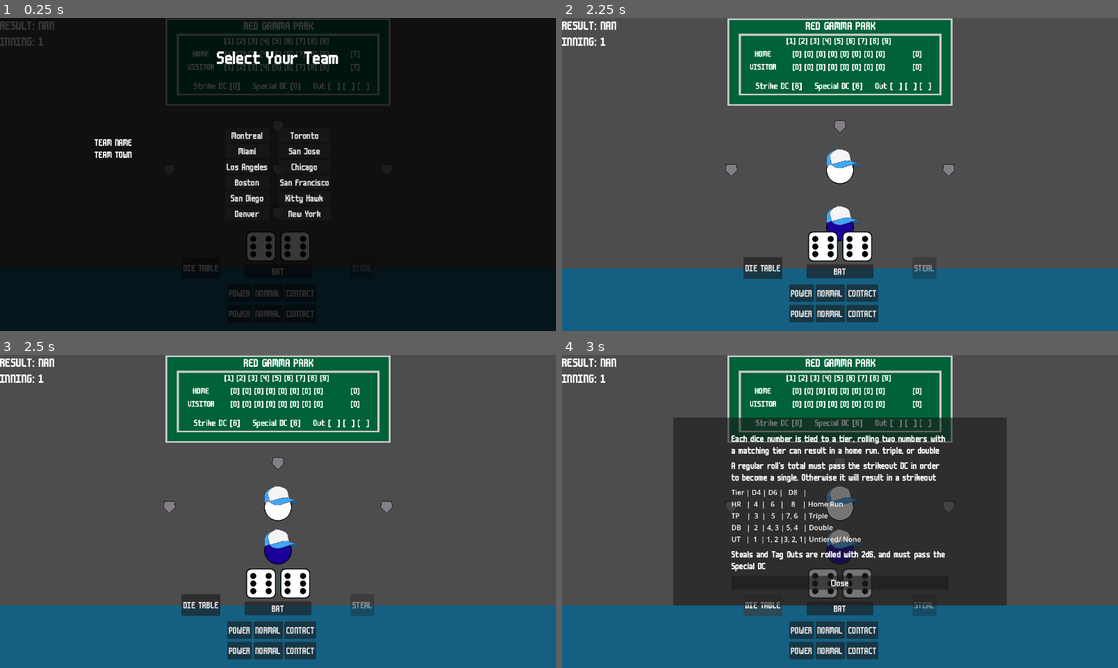
Above: before the commit, frames 1-4 (two rows, left to right).
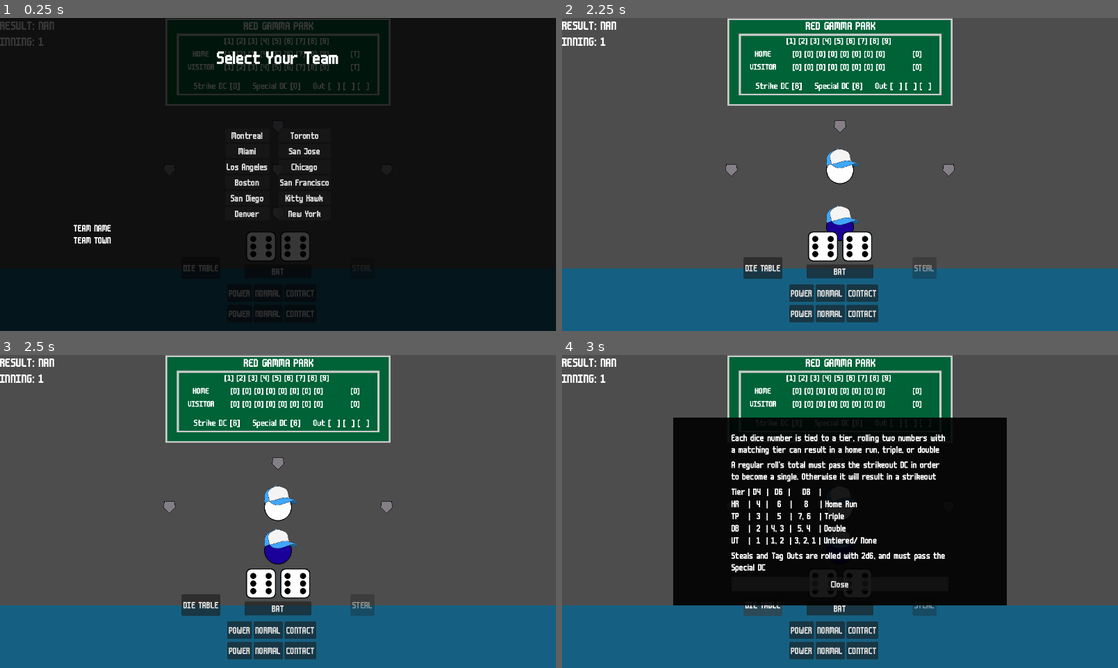
Above: after the commit, the same moments.

Repository: articrus/ROLL_BASEBALL
Game: Godot game, scene res://scenes/game_scene.tscn
Same seed, same stepped clock (60 frames per second), same inputs: the game is played once before the commit and once after it. This scene is started directly instead of the project's main scene.
Inputs:
- Up to frame 1 (0.25 s): no input
- Up to frame 2 (2.25 s): click "NORMAL" at 0.5 s; click "NORMAL" at 1.25 s; click "New York" at 2 s
- Up to frame 3 (2.5 s): no input
- Up to frame 4 (3 s): click "DIE TABLE" at 2.75 s

The runs differ from the first frame. In frame 1, 0.4% of the frame differs, in the area x 13-24%, y 38-73%; in frame 2, nothing differs; in frame 3, nothing differs; in frame 4, 33%, in the area x 20-80%, y 20-80%.

Commit message:
Graphics Minor Tweaks
-Adjusted die table background
-Added team logo code to team select, just need to get the team logos now
-Added actor flip, now just need actor modulation
-Added (need to perfect) code to disable rollbox/stealboxes until animations are done (Biggest TODO for the gameplay wise)
-Add animations for stealing bases, other biggest todo
-Adjust stealing positions
-Add background sprites

Diff:
--- a/scenes/ui_scenes/dice_table.tscn
+++ b/scenes/ui_scenes/dice_table.tscn
@@ -2,6 +2,9 @@
 
 [ext_resource type="Script" uid="uid://dshb4sshjtafl" path="res://scripts/ui/dice_table.gd" id="1_dg4h0"]
 [ext_resource type="Theme" uid="uid://cjwjb6wa1fg38" path="res://ui/themes/baseball_text.tres" id="2_54ch6"]
+
+[sub_resource type="StyleBoxFlat" id="StyleBoxFlat_dg4h0"]
+bg_color = Color(0, 0, 0, 0.9019608)
 
 [node name="DiceTable" type="Control" unique_id=1740025211]
 layout_mode = 3
@@ -21,6 +24,7 @@
 anchor_bottom = 0.8
 grow_horizontal = 2
 grow_vertical = 2
+theme_override_styles/panel = SubResource("StyleBoxFlat_dg4h0")
 
 [node name="HBoxContainer" type="VBoxContainer" parent="Panel" unique_id=2001006064]
 layout_mode = 1
@@ -57,23 +61,28 @@
 
 [node name="Tier" type="Label" parent="Panel/HBoxContainer/GridContainer" unique_id=1583218696]
 layout_mode = 2
-text = "Tier | D4 | D6 |   D8   |"
+theme = ExtResource("2_54ch6")
+text = "Tier | D4  |  D6  |    D8   |"
 
 [node name="HR" type="Label" parent="Panel/HBoxContainer/GridContainer" unique_id=396729554]
 layout_mode = 2
+theme = ExtResource("2_54ch6")
 text = "HR   |  4  |   6   |    8    | Home Run"
 
 [node name="TP" type="Label" parent="Panel/HBoxContainer/GridContainer" unique_id=831207099]
 layout_mode = 2
-text = "TP    |  3  |   5   | 7, 6   | Triple"
+theme = ExtResource("2_54ch6")
+text = "TP   |  3  |   5   |  7, 6   | Triple"
 
 [node name="DB" type="Label" parent="Panel/HBoxContainer/GridContainer" unique_id=73997583]
 layout_mode = 2
-text = "DB   |  2  | 4, 3 | 5, 4   | Double"
+theme = ExtResource("2_54ch6")
+text = "DB   |  2  | 4, 3  |  5, 4   | Double"
 
 [node name="UT" type="Label" parent="Panel/HBoxContainer/GridContainer" unique_id=1584361248]
 layout_mode = 2
-text = "UT   |  1  | 1, 2 |3, 2, 1| Untiered/ None"
+theme = ExtResource("2_54ch6")
+text = "UT   |  1  | 1, 2  | 3, 2, 1 | Untiered/ None"
 
 [node name="ExplanationC" type="Label" parent="Panel/HBoxContainer" unique_id=1715960414]
 custom_minimum_size = Vector2(500, 0)
--- a/scenes/ui_scenes/team_select.tscn
+++ b/scenes/ui_scenes/team_select.tscn
@@ -3,6 +3,7 @@
 [ext_resource type="Script" uid="uid://cxfbdbwh28mjh" path="res://scripts/ui/team_select.gd" id="1_cf774"]
 [ext_resource type="Theme" uid="uid://cjwjb6wa1fg38" path="res://ui/themes/baseball_text.tres" id="2_icgwg"]
 [ext_resource type="PackedScene" uid="uid://dx1ic4fwo8od7" path="res://ui/team_button.tscn" id="2_oqbh2"]
+[ext_resource type="Texture2D" uid="uid://clnic4lhnmclh" path="res://art/actors/TEMP_player.png" id="4_85u45"]
 
 [sub_resource type="StyleBoxFlat" id="StyleBoxFlat_ngd3c"]
 bg_color = Color(0, 0, 0, 0.78431374)
@@ -121,19 +122,36 @@
 text = "New York"
 city = 11
 
-[node name="TeamInfo" type="VBoxContainer" parent="." unique_id=769238852]
+[node name="TeamDisplay" type="Control" parent="." unique_id=346563133]
+anchors_preset = 0
+offset_left = 162.0
+offset_top = 240.0
+offset_right = 162.0
+offset_bottom = 452.0
+
+[node name="TeamLogo" type="TextureRect" parent="TeamDisplay" unique_id=1225458643]
+visible = false
 layout_mode = 0
-offset_left = 218.0
-offset_top = 274.0
-offset_right = 412.0
-offset_bottom = 324.0
+offset_left = -14.0
+offset_top = -23.0
+offset_right = 50.0
+offset_bottom = 41.0
+scale = Vector2(4, 4)
+texture = ExtResource("4_85u45")
 
-[node name="TeamName" type="Label" parent="TeamInfo" unique_id=1123221155]
+[node name="TeamInfo" type="VBoxContainer" parent="TeamDisplay" unique_id=769238852]
+layout_mode = 0
+offset_left = 8.0
+offset_top = 231.0
+offset_right = 202.0
+offset_bottom = 283.0
+
+[node name="TeamName" type="Label" parent="TeamDisplay/TeamInfo" unique_id=1123221155]
 layout_mode = 2
 theme = ExtResource("2_icgwg")
 text = "TEAM NAME"
 
-[node name="City" type="Label" parent="TeamInfo" unique_id=1189157773]
+[node name="City" type="Label" parent="TeamDisplay/TeamInfo" unique_id=1189157773]
 layout_mode = 2
 theme = ExtResource("2_icgwg")
 text = "TEAM TOWN"
--- a/scripts/actors/player_controller.gd
+++ b/scripts/actors/player_controller.gd
@@ -21,6 +21,7 @@
 # Move batter to next position
 func _set_player_position(newPos: Vector2) -> Tween:
 	var tween = create_tween()
+	_flip_chara(newPos.x < global_position.x)
 	tween.tween_property(self, "global_position", newPos, tween_time)
 	return tween
 
@@ -30,3 +31,10 @@
 	tween.tween_property(self, "global_position", newPos, tween_time)
 	await tween.finished
 	self.queue_free()
+
+# Flips the x scale
+func _flip_chara(flip: bool) -> void:
+	if flip:
+		self.scale = Vector2(-1, 1)
+	else:
+		self.scale = Vector2.ONE
--- a/scripts/classes/signalbus.gd
+++ b/scripts/classes/signalbus.gd
@@ -7,6 +7,7 @@
 signal process_roll(left: Enums.DIE_TYPES, right: Enums.DIE_TYPES)
 signal special_pressed
 signal game_over(home: int, visit: int, average: float, victory: bool)
+signal disable_roll(toggle: bool)
 
 # Logging In
 signal user_login
--- a/scripts/managers/game_manager.gd
+++ b/scripts/managers/game_manager.gd
@@ -23,6 +23,7 @@
 
 # Process the roll and update the gamestate
 func _process_rolling(left_die: Enums.DIE_TYPES, right_die: Enums.DIE_TYPES) -> void:
+	Signalbus.disable_roll.emit(true)
 	# Fix the result grabber
 	var result
 	if current_inning % 2 == 0:
@@ -128,6 +129,8 @@
 		else:
 			Signalbus.display_batting_result.emit("CHANGE SIDES!")
 			_next_inning()
+	else:
+		Signalbus.disable_roll.emit(false)
 
 # Reset all the bases
 func _reset_bases() -> void:
@@ -144,8 +147,10 @@
 		current_inning = 1
 	Signalbus.update_inning.emit(current_inning)
 	Signalbus.update_inning_info.emit(strikeDC[current_inning], specialDC[current_inning])
+	Signalbus.disable_roll.emit(false)
 
 func _game_over() -> void:
+	Signalbus.disable_roll.emit(true)
 	var homePoints = 0
 	var visitPoints = 0
 	for i in range(1, 9):
--- a/scripts/ui/roll_box.gd
+++ b/scripts/ui/roll_box.gd
@@ -5,6 +5,14 @@
 @onready var right_die = $DiceContainer/RightDie
 # Atlas Textures: 0: D4, 1: D6, 2: D8
 @export var die_textures: Array[AtlasTexture]
+
+func _ready() -> void:
+	Signalbus.disable_roll.connect(_disable_roll_button)
+
+# Prevents the spamming of the roll button
+func _disable_roll_button(toggle: bool) -> void:
+	print("CALLED")
+	rollButton.disabled = toggle
 
 # Updates the button text after each inning
 func _update_inning(isPlayer: bool) -> void:
--- a/scripts/ui/team_select.gd
+++ b/scripts/ui/team_select.gd
@@ -13,8 +13,13 @@
 	Enums.CITY.DEN: $TeamsBoxes/TeamsA/DEN,
 	Enums.CITY.NY: $TeamsBoxes/TeamsB/NY
 }
-@onready var teamNameTag = $TeamInfo/TeamName
-@onready var teamCityTag = $TeamInfo/City
+@onready var teamLogo = $TeamDisplay/TeamLogo
+@onready var teamNameTag = $TeamDisplay/TeamInfo/TeamName
+@onready var teamCityTag = $TeamDisplay/TeamInfo/City
+# Team Logos
+@onready var teamLogos = {
+	Enums.CITY.MTL: "PATH STRING"
+}
 
 func _ready() -> void:
 	_bind_buttons()
@@ -40,10 +45,14 @@
 	_close_team_select()
 
 func _display_team_text(city: Enums.CITY) -> void:
+	teamLogo.visible = true
+	teamLogo.modulate = Enums.CITY_COLORS[city]
+	#teamLogo.texture = teamLogos[city]
 	match city:
 		Enums.CITY.MTL:
 			teamNameTag.text = "Mile-End Baristas"
 			teamCityTag.text = "Montreal"
+			teamLogo.modulate = Enums.CITY_COLORS[city]
 		Enums.CITY.TOR:
 			teamNameTag.text = "Christie Pits Runners"
 			teamCityTag.text = "Toronto"
